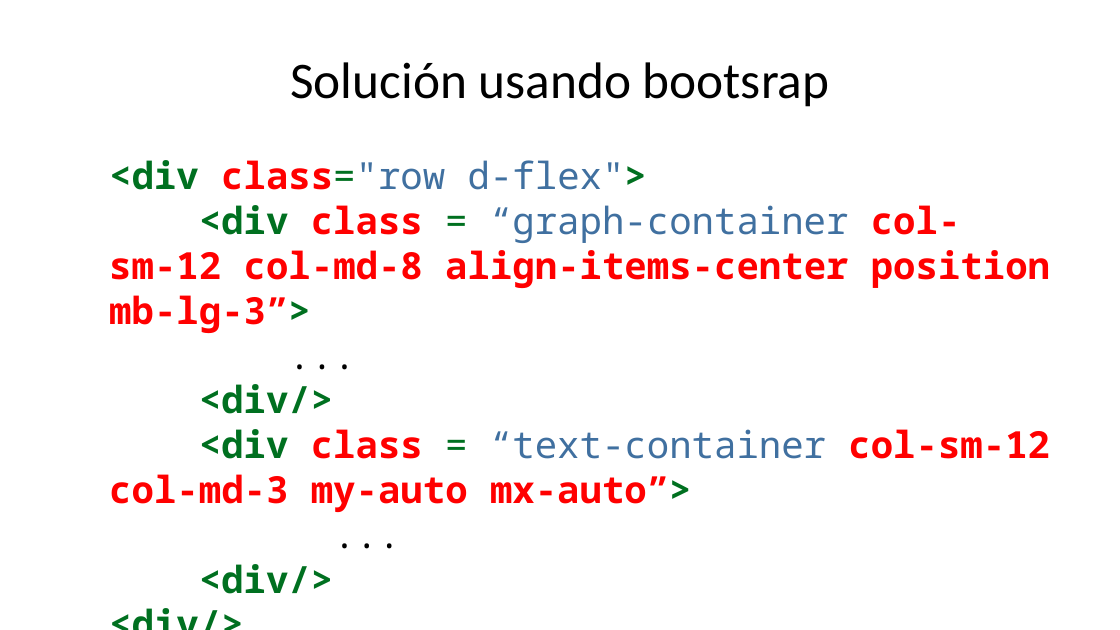
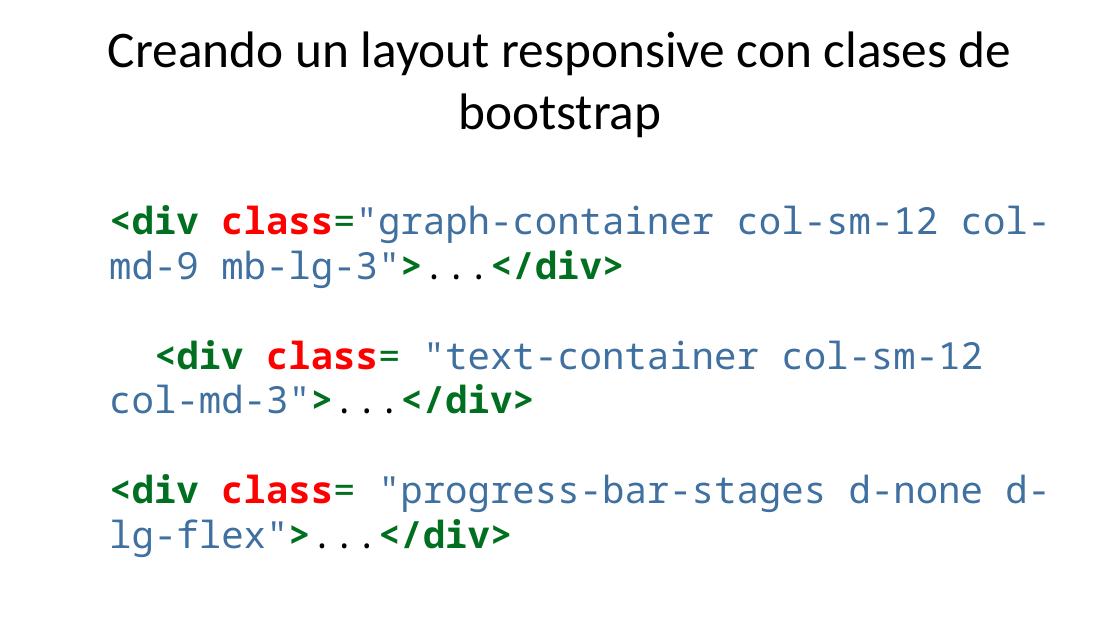
Before and after one commit to datacivica/ppt-huelladecuidados-LatinR, a slide deck: slide 7 of ppt-LatinR.pptx (slide 8 before the commit). Drawn at 1120x630 pixels with LibreOffice and Linux fonts; fonts in the diff are those of the drawing. Boxes give left, top, right and bottom in pixels: in the first picture for what was removed or moved away, otherwise in the second. Text is boxed around its words. In the diff, an @@ line names an element or a change of style, - is before the commit and + after.

Commit message:
responsive slides with screenshots

```diff
--- a/ppt-LatinR.pptx
+++ b/ppt-LatinR.pptx
@@ title at <box>108,31,1011,138</box>: text changed @@
-Solución usando bootsrap
+Creando un layout responsive con clases de bootstrap
@@ text at <box>109,205,1051,557</box>: text changed; text colour #FF0000 to #4070A0; bold off @@
-<div class="row d-flex">
-<div class = “graph-container col-sm-12 col-md-8 align-items-center position mb-lg-3”>
-...
-<div/>
-<div class = “text-container col-sm-12 col-md-3 my-auto mx-auto”>
-...
-<div/>
-<div/>
+<div class="graph-container col-sm-12 col-md-9 mb-lg-3">...</div>
+<div class= "text-container col-sm-12 col-md-3">...</div>
+<div class= "progress-bar-stages d-none d-lg-flex">...</div>
```
Also in this commit, not shown: 3 other slides changed, 3 slides added, 3 slides removed, 5 other files.
